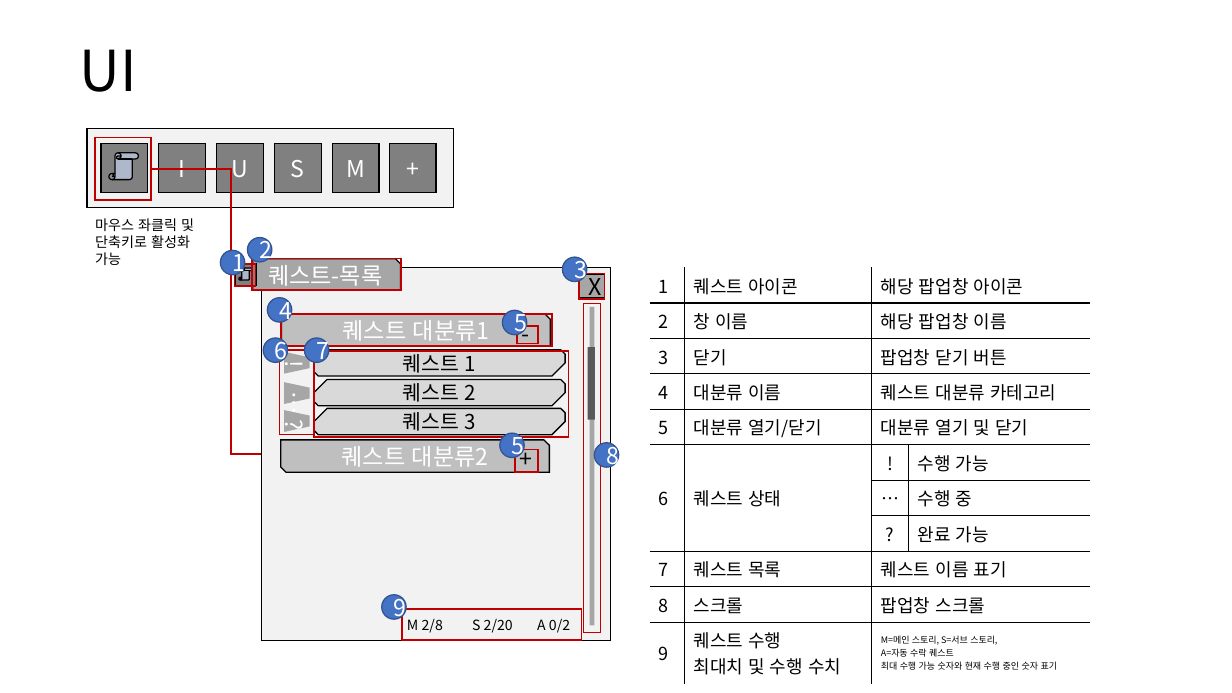
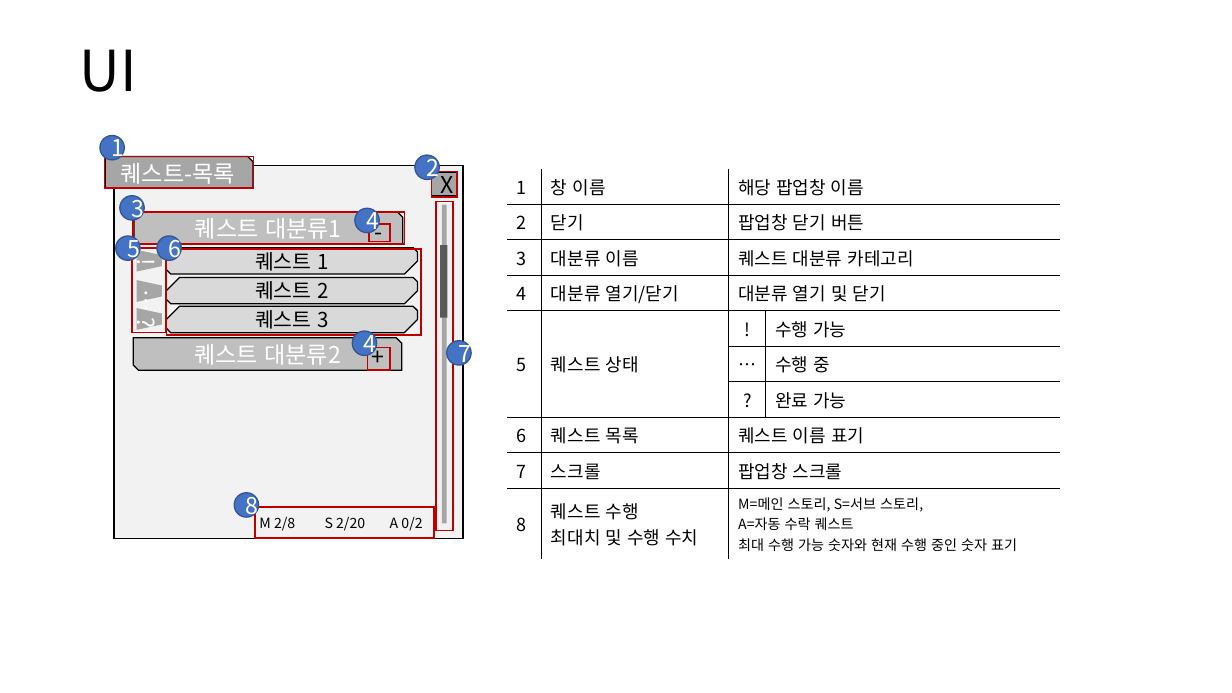
Before and after one commit to yjk0401/unityenginebasic_9th, a slide deck: slide 13 of 기획/방랑엽사전/퀘스트 시스템 기획서.pptx (slide 14 before the commit). Drawn at 1232x693 pixels with LibreOffice and Linux fonts; fonts in the diff are those of the drawing. Boxes give left, top, right and bottom in pixels: in the first picture for what was removed or moved away, otherwise in the second. Text is boxed around its words. In the diff, an @@ line names an element or a change of style, - is before the commit and + after.

```diff
--- a/기획/방랑엽사전/퀘스트 시스템 기획서.pptx
+++ b/기획/방랑엽사전/퀘스트 시스템 기획서.pptx
@@ rectangle removed at box(87, 128, 454, 207) @@
@@ rectangle removed at box(95, 138, 151, 201) @@
@@ ellipse "1": place and size @@
-ellipse "1" at box(220, 250, 244, 274)
+ellipse "1" at box(100, 136, 124, 160)
@@ rectangle removed at box(101, 143, 147, 192) @@
@@ rectangle removed at box(159, 143, 205, 192) @@
-I
@@ rectangle removed at box(217, 143, 263, 192) @@
-U
@@ rectangle removed at box(274, 143, 321, 192) @@
-S
@@ rectangle removed at box(333, 143, 379, 192) @@
-M
@@ rectangle removed at box(389, 143, 435, 192) @@
-+
@@ vertical scroll removed at box(109, 152, 139, 179) @@
@@ elbow line removed from (151, 169) to (262, 454) @@
@@ ellipse "2": place and size @@
-ellipse "2" at box(248, 238, 272, 262)
+ellipse "2" at box(415, 155, 439, 179)
@@ table at box(507, 169, 1062, 555) @@
-row 1: 1 | 퀘스트 아이콘 | 해당 팝업창 아이콘 | 
-row 2: 2 | 창 이름 | 해당 팝업창 이름 | 
-row 3: 3 | 닫기 | 팝업창 닫기 버튼 | 
-row 4: 4 | 대분류 이름 | 퀘스트 대분류 카테고리 | 
-row 5: 5 | 대분류 열기/닫기 | 대분류 열기 및 닫기 | 
-row 6: 6 | 퀘스트 상태 | ! | 수행 가능
+row 1: 1 | 창 이름 | 해당 팝업창 이름 | 
+row 2: 2 | 닫기 | 팝업창 닫기 버튼 | 
+row 3: 3 | 대분류 이름 | 퀘스트 대분류 카테고리 | 
+row 4: 4 | 대분류 열기/닫기 | 대분류 열기 및 닫기 | 
+row 5: 5 | 퀘스트 상태 | ! | 수행 가능
-row 8, column 1: 7
+row 8, column 1: 6
-row 9, column 1: 8
+row 9, column 1: 7
-row 10, column 1: 9
+row 10, column 1: 8
@@ table: place and size @@
-table at box(650, 267, 1091, 679)
+table at box(507, 169, 1062, 555)
@@ ellipse "3": place and size @@
-ellipse "3" at box(563, 257, 587, 281)
+ellipse "3" at box(120, 196, 144, 220)
@@ ellipse added at box(355, 208, 379, 232), fill #4472C4, outline #325491 1 pt, 18 pt, text #FFFFFF @@
+4
@@ 3 texts, 3 rectangles, 1 snip diag rect: place and size @@
-3 texts, 3 rectangles, 1 snip diag rect at box(252, 259, 601, 633)
+3 texts, 3 rectangles, 1 snip diag rect at box(104, 156, 453, 531)
@@ text removed at box(95, 218, 194, 265) @@
-마우스 좌클릭 및 단축키로 활성화 가능
@@ ellipse "5": place and size @@
-ellipse "5" at box(503, 311, 527, 335)
+ellipse "5" at box(116, 236, 140, 260)
@@ ellipse "6": place and size @@
-ellipse "6" at box(263, 338, 287, 362)
+ellipse "6" at box(157, 236, 181, 260)
@@ 5 rectangles, 4 snip diag rects, 1 snip rect: place and size @@
-5 rectangles, 4 snip diag rects, 1 snip rect at box(253, 259, 611, 640)
+5 rectangles, 4 snip diag rects, 1 snip rect at box(105, 157, 463, 538)
@@ rectangle removed at box(235, 264, 255, 287) @@
@@ rectangle removed at box(236, 264, 256, 287) @@
@@ vertical scroll removed at box(239, 268, 252, 280) @@
@@ trapezoid "…": place and size @@
-trapezoid "…" at box(284, 383, 310, 405)
+trapezoid "…" at box(137, 280, 163, 302)
@@ ellipse "4": place and size @@
-ellipse "4" at box(267, 298, 291, 322)
+ellipse "4" at box(352, 331, 376, 355)
@@ 5 rectangles, 2 trapezoids, 2 snip diag rects: place and size @@
-5 rectangles, 2 trapezoids, 2 snip diag rects at box(284, 274, 605, 640)
+5 rectangles, 2 trapezoids, 2 snip diag rects at box(137, 172, 457, 539)
@@ ellipse "7": place and size @@
-ellipse "7" at box(304, 338, 328, 362)
+ellipse "7" at box(446, 341, 470, 365)
@@ ellipse removed at box(500, 433, 524, 457) @@
-5
@@ ellipse "8": place and size @@
-ellipse "8" at box(594, 443, 618, 467)
+ellipse "8" at box(234, 493, 258, 517)
@@ ellipse removed at box(382, 595, 406, 619) @@
-9
```
Also in this commit, not shown: 1 other slide changed, 4 slides added, 2 slides removed, 2 other files.
